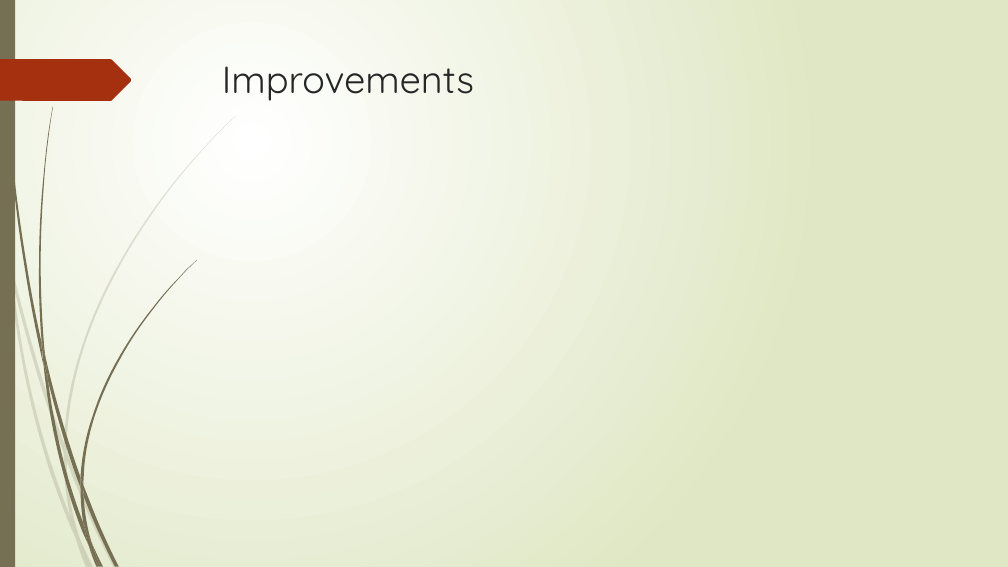
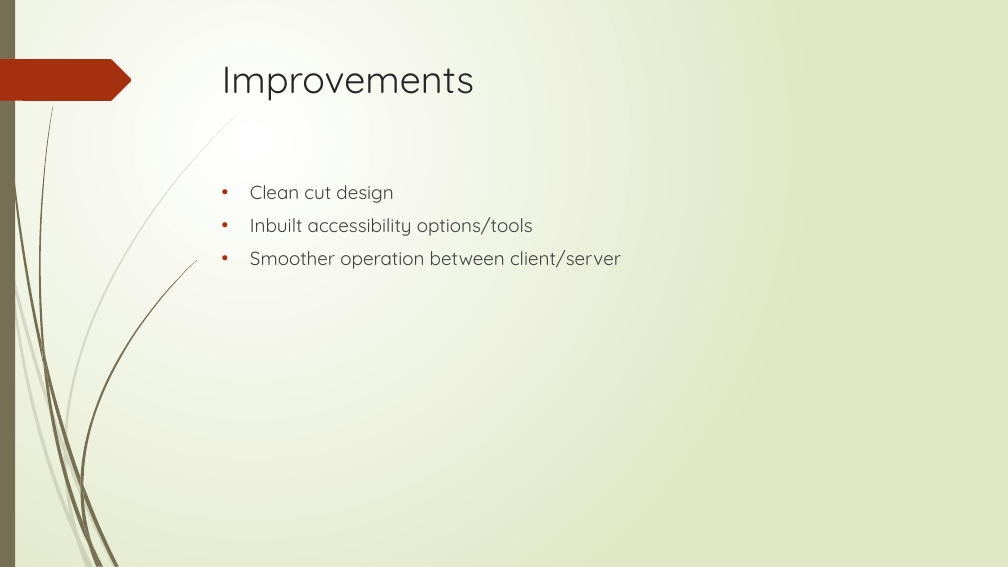
Before and after one commit to bournemouth17/team-5, a slide deck: slide 12 of RNLI.pptx. Drawn at 1008x567 pixels with LibreOffice and Linux fonts; fonts in the diff are those of the drawing. Boxes give left, top, right and bottom in pixels: in the first picture for what was removed or moved away, otherwise in the second. Text is boxed around its words. In the diff, an @@ line names an element or a change of style, - is before the commit and + after.

```diff
--- a/RNLI.pptx
+++ b/RNLI.pptx
@@ text added at (250, 185, 621, 269), 18 pt, text #404040 @@
+• Clean cut design
+• Inbuilt accessibility options/tools
+• Smoother operation between client/server
```
Also in this commit, not shown: 5 other slides changed.
